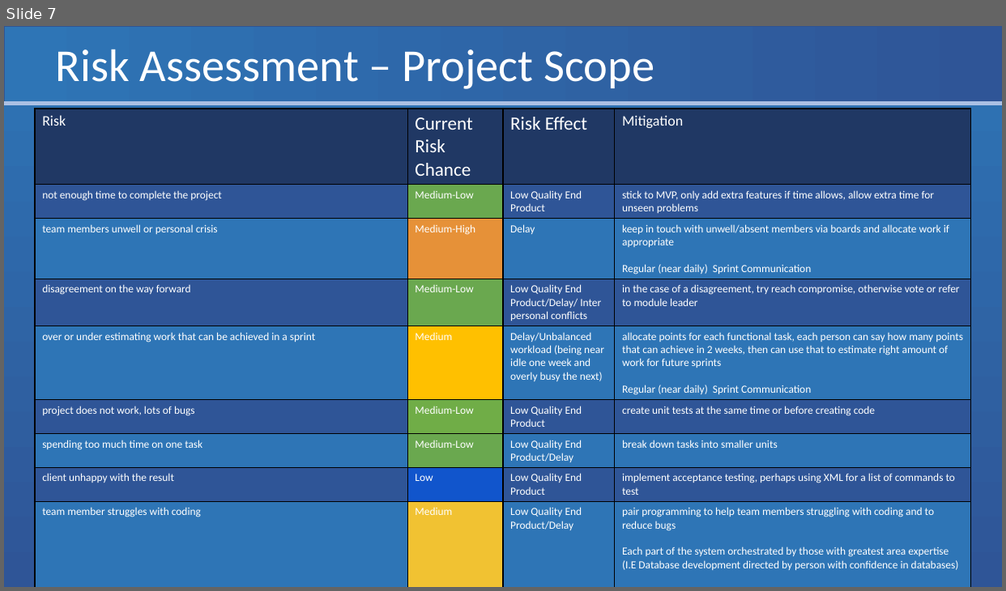
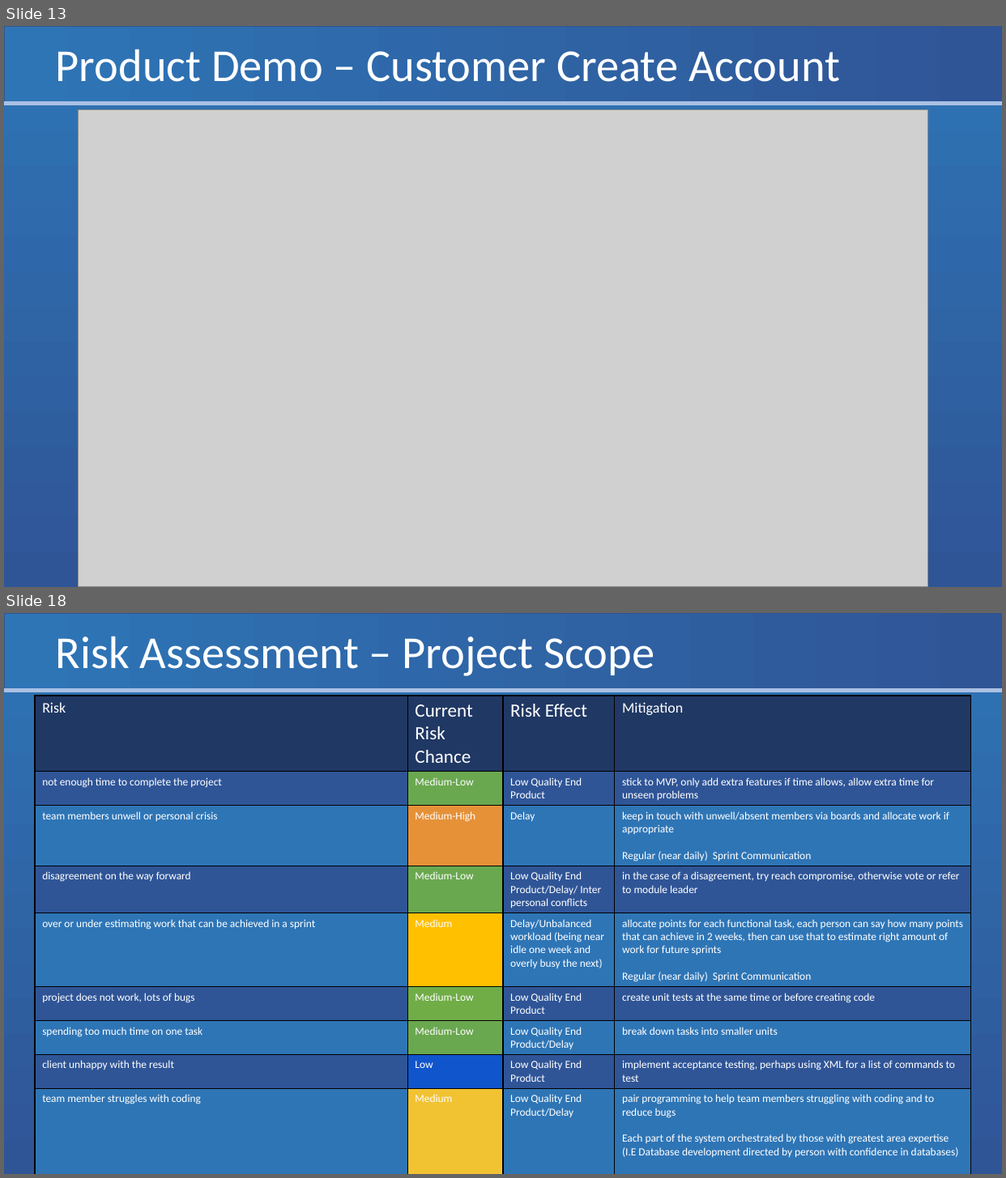
Before and after one commit to Eyo123/ISAD251REF, a slide deck: Documents/Presentations/PRCO204 Group Presentation 2.pptx. Shown one above the other, each under a label of ours: slide 7 before the commit, slides 13 and 18 after it; the slides between them are not shown. The pictures are 1006x591 and 1006x1178 pixels, drawn with LibreOffice and Linux fonts; fonts in the diff are those of the drawing; grey boxes stand for pictures. Boxes give left, top, right and bottom in pixels: in the first picture for what was removed or moved away, otherwise in the second. Text is boxed around its words. In the diff, an @@ line names an element or a change of style, - is before the commit and + after.

```diff
--- a/Documents/Presentations/PRCO204 Group Presentation 2.pptx
+++ b/Documents/Presentations/PRCO204 Group Presentation 2.pptx
@@ slide 13 added at [4,26,1002,587], background gradient #2E75B6 to #2F5597; not listed: 2 template elements that a slide beside it also shows @@
@@ title added at [56,49,840,82], 44 pt, text #FFFFFF @@
+Product Demo – Customer Create Account
@@ picture added at [79,110,928,587] @@
@@ what was slide 7 is now slide 18 @@
```
Also in this commit, not shown: 2 slides changed, 10 other slides added.
